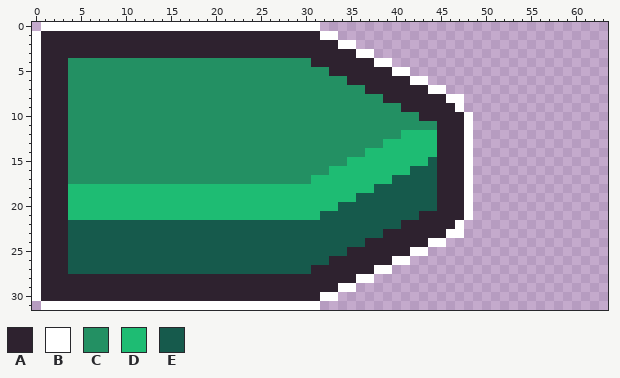
Two versions of one pixel-art file, ui/buttons/accept_button_hover.aseprite. Above is the file before it was changed.
64x32 pixels, 1 frame.
Palette (. is transparent): A #2e222f  B #ffffff  C #239063  D #1ebc73  E #165a4c
Pixels before, first column x 0:
 0 .BBBBBBBBBBBBBBBBBBBBBBBBBBBBBBB.................
 1 BAAAAAAAAAAAAAAAAAAAAAAAAAAAAAAABB...............
 2 BAAAAAAAAAAAAAAAAAAAAAAAAAAAAAAAAABB.............
 3 BAAAAAAAAAAAAAAAAAAAAAAAAAAAAAAAAAAABB...........
 4 BAAACCCCCCCCCCCCCCCCCCCCCCCCCCCAAAAAAABB.........
 5 BAAACCCCCCCCCCCCCCCCCCCCCCCCCCCCCAAAAAAABB.......
 6 BAAACCCCCCCCCCCCCCCCCCCCCCCCCCCCCCCAAAAAAABB.....
 7 BAAACCCCCCCCCCCCCCCCCCCCCCCCCCCCCCCCCAAAAAAABB...
 8 BAAACCCCCCCCCCCCCCCCCCCCCCCCCCCCCCCCCCCAAAAAAABB.
 9 BAAACCCCCCCCCCCCCCCCCCCCCCCCCCCCCCCCCCCCCAAAAAAB.
10 BAAACCCCCCCCCCCCCCCCCCCCCCCCCCCCCCCCCCCCCCCAAAAAB
11 BAAACCCCCCCCCCCCCCCCCCCCCCCCCCCCCCCCCCCCCCCCCAAAB
12 BAAACCCCCCCCCCCCCCCCCCCCCCCCCCCCCCCCCCCCCDDDDAAAB
13 BAAACCCCCCCCCCCCCCCCCCCCCCCCCCCCCCCCCCCDDDDDDAAAB
14 BAAACCCCCCCCCCCCCCCCCCCCCCCCCCCCCCCCCDDDDDDDDAAAB
15 BAAACCCCCCCCCCCCCCCCCCCCCCCCCCCCCCCDDDDDDDDDEAAAB
16 BAAACCCCCCCCCCCCCCCCCCCCCCCCCCCCCDDDDDDDDDEEEAAAB
17 BAAACCCCCCCCCCCCCCCCCCCCCCCCCCCDDDDDDDDDEEEEEAAAB
18 BAAADDDDDDDDDDDDDDDDDDDDDDDDDDDDDDDDDDEEEEEEEAAAB
19 BAAADDDDDDDDDDDDDDDDDDDDDDDDDDDDDDDDEEEEEEEEEAAAB
20 BAAADDDDDDDDDDDDDDDDDDDDDDDDDDDDDDEEEEEEEEEEEAAAB
21 BAAADDDDDDDDDDDDDDDDDDDDDDDDDDDDEEEEEEEEEEEAAAAAB
22 BAAAEEEEEEEEEEEEEEEEEEEEEEEEEEEEEEEEEEEEEAAAAAAB.
23 BAAAEEEEEEEEEEEEEEEEEEEEEEEEEEEEEEEEEEEAAAAAAABB.
24 BAAAEEEEEEEEEEEEEEEEEEEEEEEEEEEEEEEEEAAAAAAABB...
25 BAAAEEEEEEEEEEEEEEEEEEEEEEEEEEEEEEEAAAAAAABB.....
26 BAAAEEEEEEEEEEEEEEEEEEEEEEEEEEEEEAAAAAAABB.......
27 BAAAEEEEEEEEEEEEEEEEEEEEEEEEEEEAAAAAAABB.........
28 BAAAAAAAAAAAAAAAAAAAAAAAAAAAAAAAAAAABB...........
29 BAAAAAAAAAAAAAAAAAAAAAAAAAAAAAAAAABB.............
30 BAAAAAAAAAAAAAAAAAAAAAAAAAAAAAAABB...............
31 .BBBBBBBBBBBBBBBBBBBBBBBBBBBBBBB.................
New version:
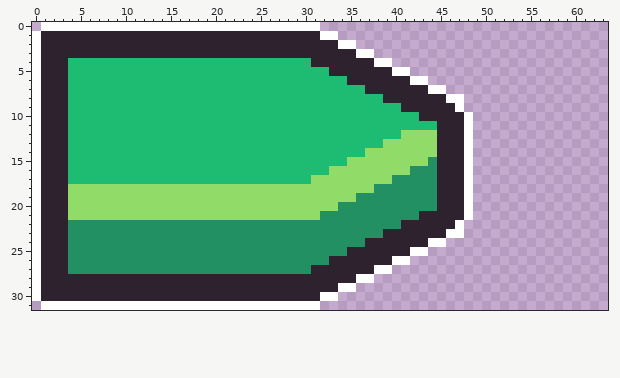
Change:
colour C: #239063 -> #1ebc73
colour D: #1ebc73 -> #91db69
colour E: #165a4c -> #239063
Where, in picture pixels (left, top, right, bottom), the same in both pictures:
changed: (68, 58, 437, 274)
